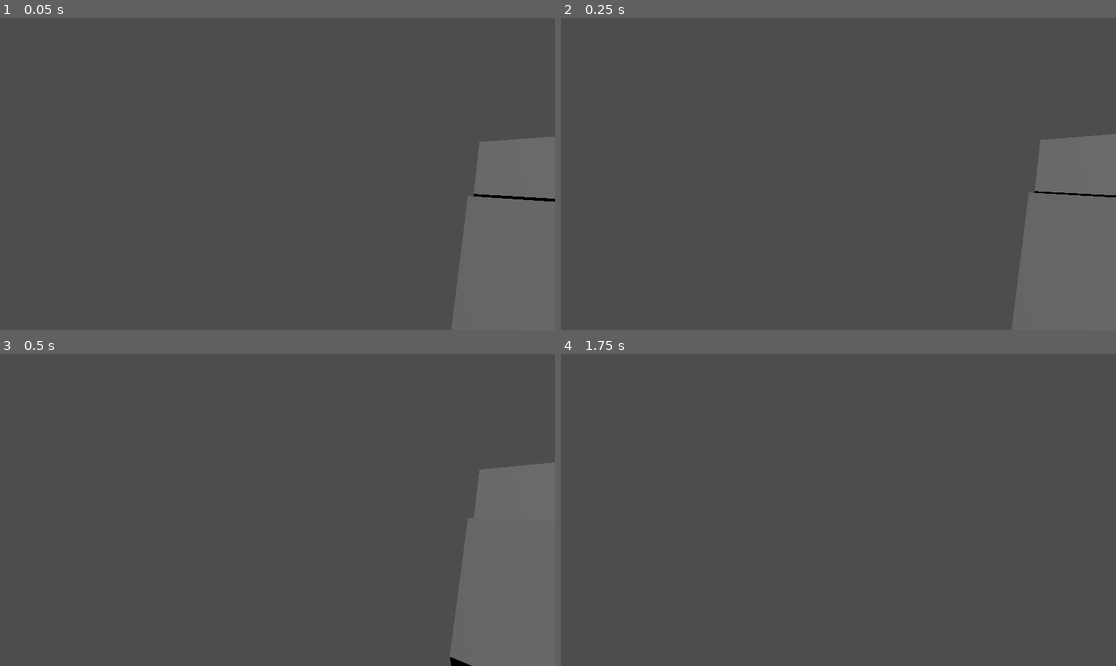
Above: before the commit, frames 1-4 (two rows, left to right).
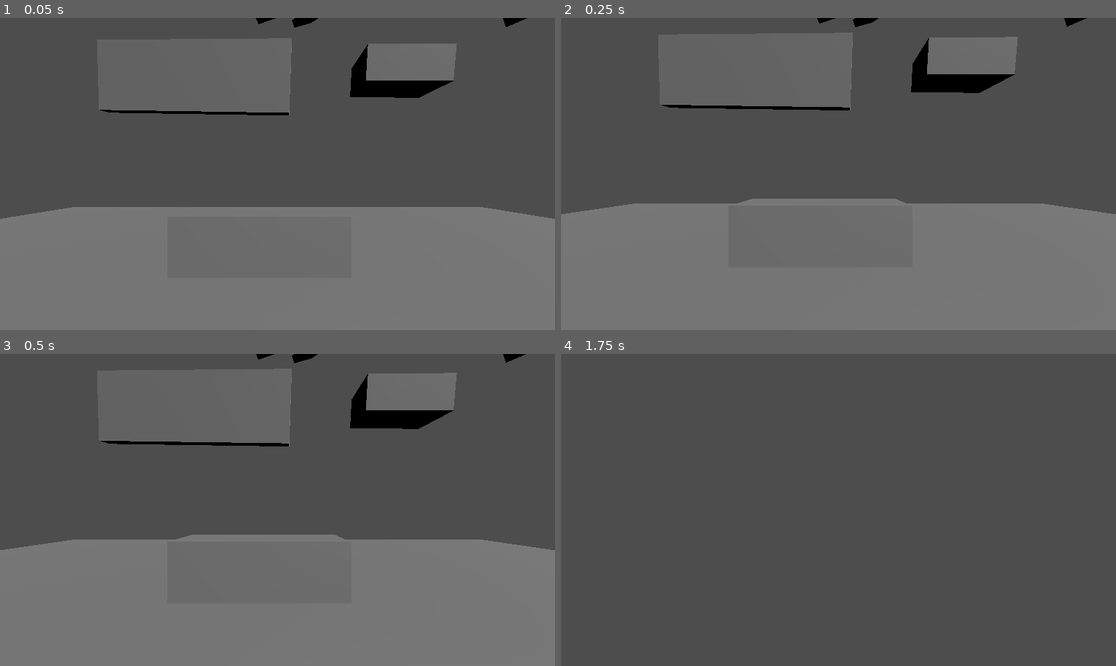
Above: after the commit, the same moments.

Repository: kz2wd/HellSave
Game: Godot game, scene res://world.tscn
Two runs of this game, one before a commit and one after it. Both use one fixed random seed, a clock stepped at 60 frames per second and the inputs below.
Inputs (mouse positions are in pixels of both pictures, inside the frame that each line leads up to):
- Up to frame 1 (0.05 s): no input
- Up to frame 2 (0.25 s): no input
- Up to frame 3 (0.5 s): no input
- Up to frame 4 (1.75 s): move the mouse to (866, 510) at 0.52 s; hold W (forward) from 0.53 s (still down); tap Space (jump) at 0.77, 1.52 s; move the mouse to (810, 510) at 1.27 s

The runs differ from the first frame. In frame 1, 39% of the frame differs, in the area x 0-100%, y 0-100%; in frame 2, 41%; in frame 3, 41%; in frame 4, nothing differs.

Commit message:
reseted player pos

Diff:
--- a/world.tscn
+++ b/world.tscn
@@ -172,7 +172,7 @@
 size = Vector3(21, 1, 21)
 
 [node name="Player" type="CharacterBody3D" parent="."]
-transform = Transform3D(1, 0, 0, 0, 1, 0, 0, 0, 1, -17, 60, -53)
+transform = Transform3D(1, 0, 0, 0, 1, 0, 0, 0, 1, 0, 0.17094, 0)
 script = ExtResource("1_7ufk0")
 
 [node name="CollisionShape3D" type="CollisionShape3D" parent="Player"]
